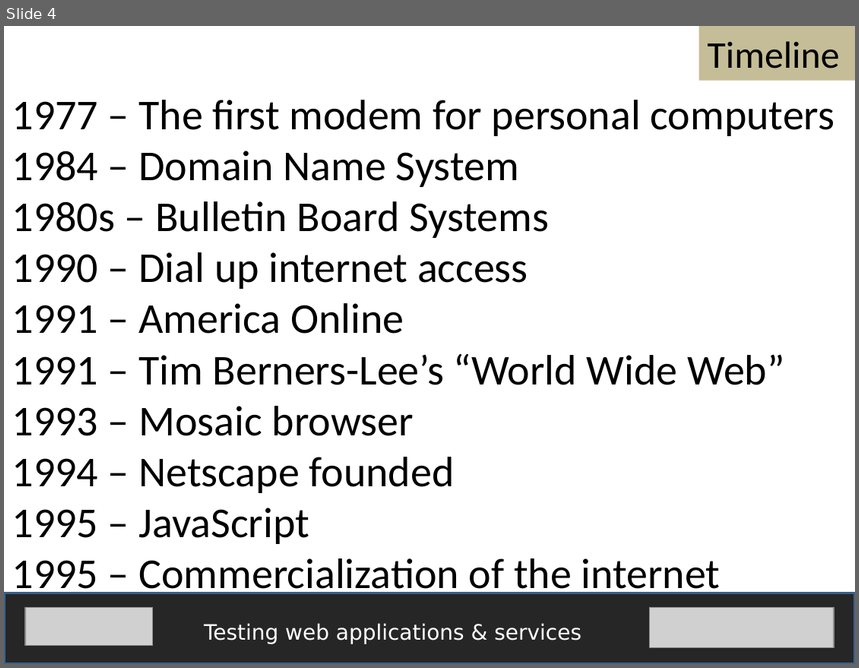
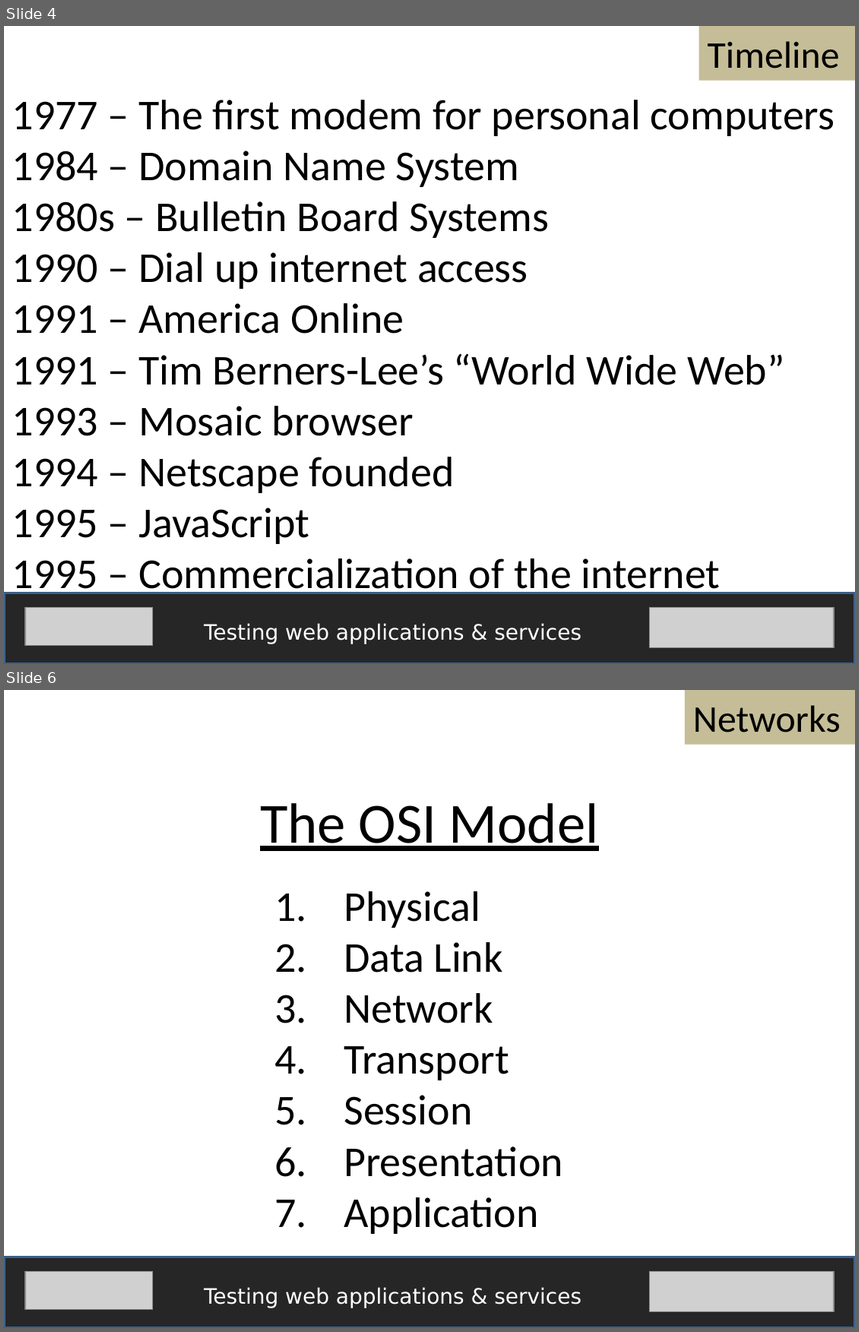
Before and after one commit to fijiaaron/testing-web-apps-and-services, a slide deck: presentations/A technical understanding of the web.pptx. Shown one above the other, each under a label of ours: slide 4 before the commit, slides 4 and 6 after it; the slides between them are not shown. The pictures are 859x668 and 859x1332 pixels, drawn with LibreOffice and Linux fonts; fonts in the diff are those of the drawing; grey boxes stand for pictures. Boxes give left, top, right and bottom in pixels: in the first picture for what was removed or moved away, otherwise in the second. Text is boxed around its words. In the diff, an @@ line names an element or a change of style, - is before the commit and + after.

```diff
--- a/presentations/A technical understanding of the web.pptx
+++ b/presentations/A technical understanding of the web.pptx
@@ slide 6 added at (x1=4, y1=690, x2=855, y2=1328), background #FFFFFF @@
@@ rectangle added at (x1=685, y1=690, x2=855, y2=745), fill #C4BD97, 32 pt, text #000000 @@
+Networks
@@ text added at (x1=260, y1=803, x2=598, y2=851), 48 pt, text #000000, underline @@
+The OSI Model
@@ text added at (x1=344, y1=891, x2=563, y2=1234), 36 pt, text #000000 @@
+1. Physical
+2. Data Link
+3. Network
+4. Transport
+5. Session
+6. Presentation
+7. Application
@@ rectangle added at (x1=4, y1=1258, x2=855, y2=1328), fill #262626, outline #3A5F8C 2 pt @@
@@ picture added at (x1=25, y1=1271, x2=153, y2=1309) @@
@@ picture added at (x1=649, y1=1271, x2=834, y2=1312) @@
@@ text added at (x1=204, y1=1287, x2=582, y2=1309), 18 pt, text #FFFFFF @@
+Testing web applications & services
```
Also in this commit, not shown: 1 slide changed, 6 other slides added, 4 other files.
